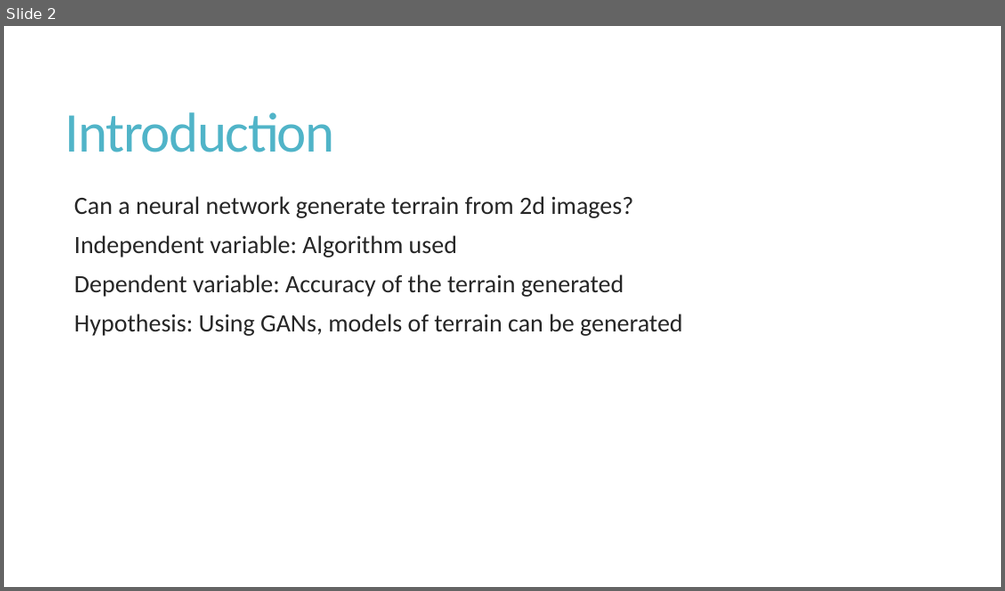
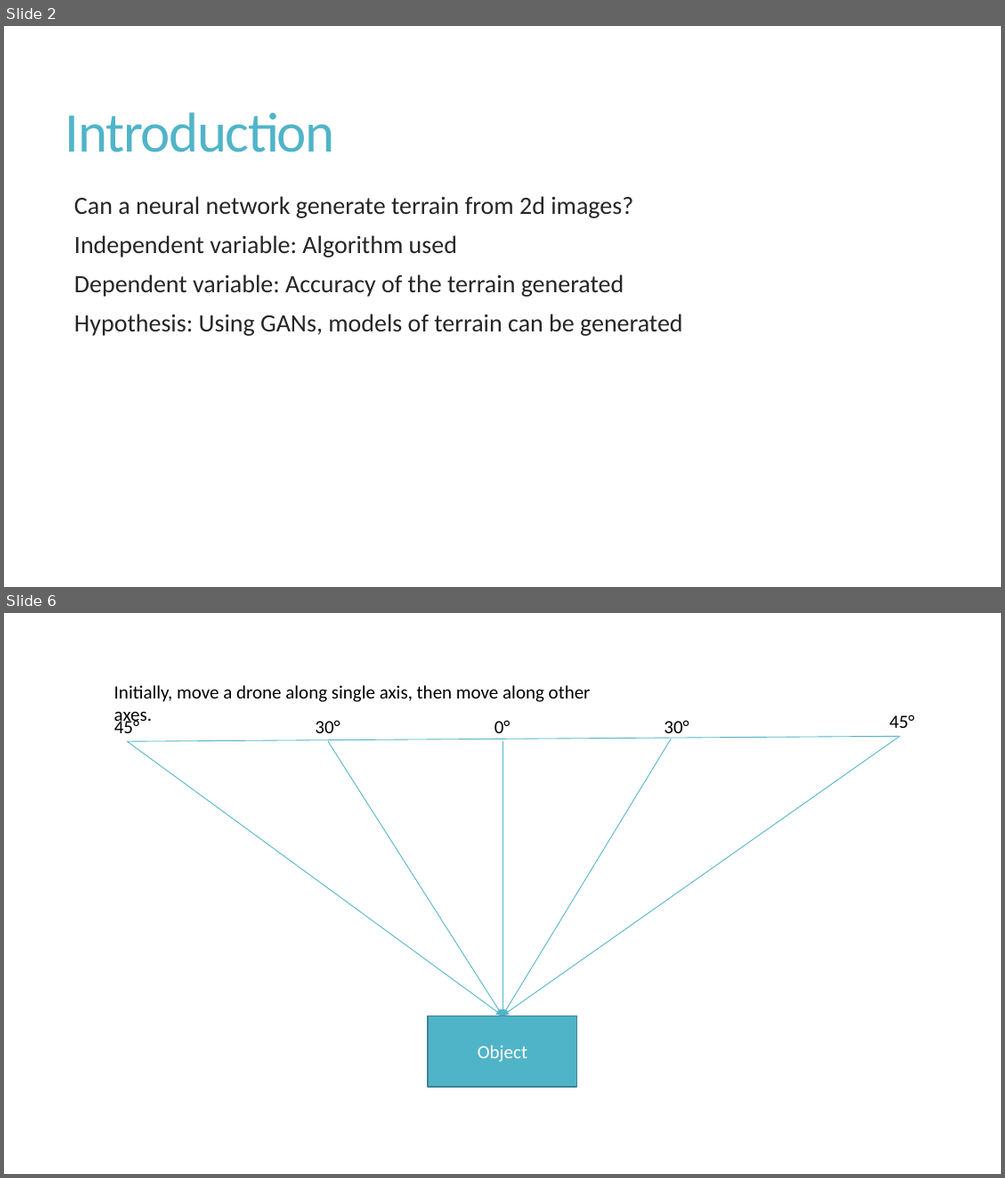
Before and after one commit to andrewtzhang/jupyternotebooks, a slide deck: presentation.pptx. Shown one above the other, each under a label of ours: slide 2 before the commit, slides 2 and 6 after it; the slides between them are not shown. The pictures are 1005x591 and 1005x1178 pixels, drawn with LibreOffice and Linux fonts; fonts in the diff are those of the drawing. Boxes give left, top, right and bottom in pixels: in the first picture for what was removed or moved away, otherwise in the second. Text is boxed around its words. In the diff, an @@ line names an element or a change of style, - is before the commit and + after.

```diff
--- a/presentation.pptx
+++ b/presentation.pptx
@@ slide 6 added at [4,613,1001,1174], background #FFFFFF @@
@@ text added at [114,685,591,702], 18 pt, text #000000 @@
+Initially, move a drone along single axis, then move along other axes.
@@ text added at [114,717,139,733], 18 pt, text #000000 @@
+45°
@@ text added at [890,714,914,728], 18 pt, text #000000 @@
+45°
@@ arrow added from (128, 742) to (502, 1015), #50B4C8 0.75 pt @@
@@ line added from (128, 742) to (900, 737), #50B4C8 0.75 pt @@
@@ text added at [315,720,340,733], 18 pt, text #000000 @@
+30°
@@ arrow added from (328, 742) to (502, 1015), #50B4C8 0.75 pt @@
@@ text added at [494,720,510,733], 18 pt, text #000000 @@
+0°
@@ arrow added from (502, 742) to (502, 1015), #50B4C8 0.75 pt @@
@@ arrow added from (671, 738) to (502, 1015), #50B4C8 0.75 pt @@
@@ arrow added from (900, 737) to (502, 1015), #50B4C8 0.75 pt @@
@@ text added at [663,720,688,738], 18 pt, text #000000 @@
+30°
@@ rectangle added at [428,1015,577,1086], fill #50B4C8, outline #3B8594 1 pt, 18 pt, text #FFFFFF @@
+Object
```
Also in this commit, not shown: 3 slides changed, 1 other slide added.
